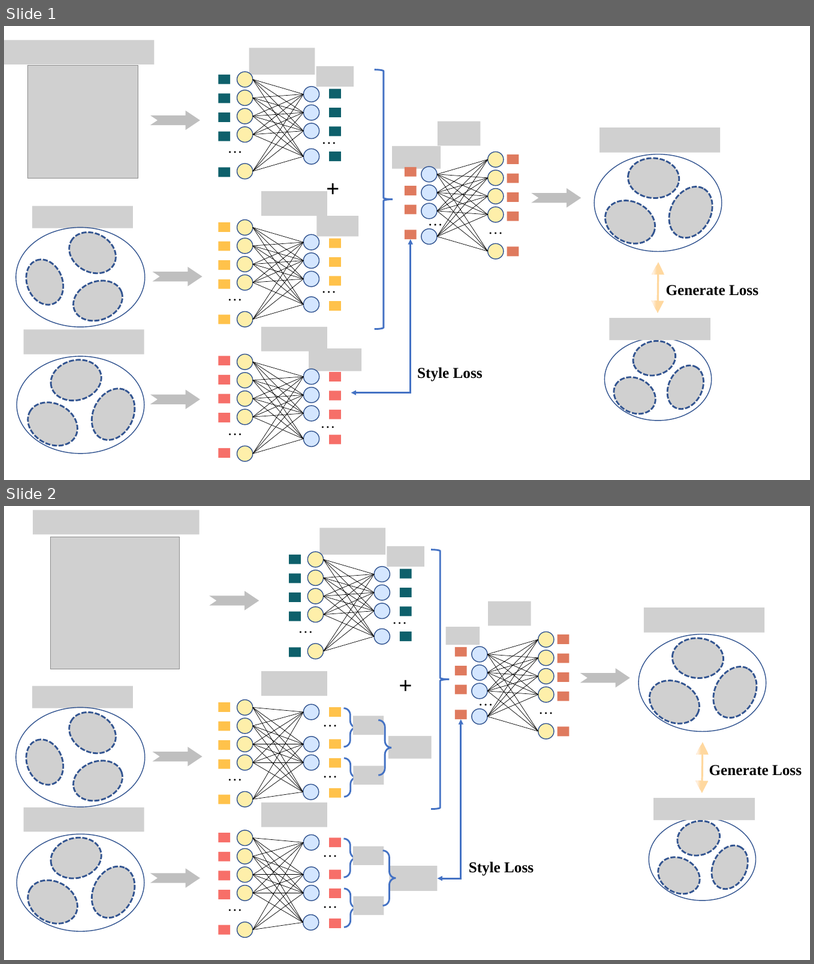
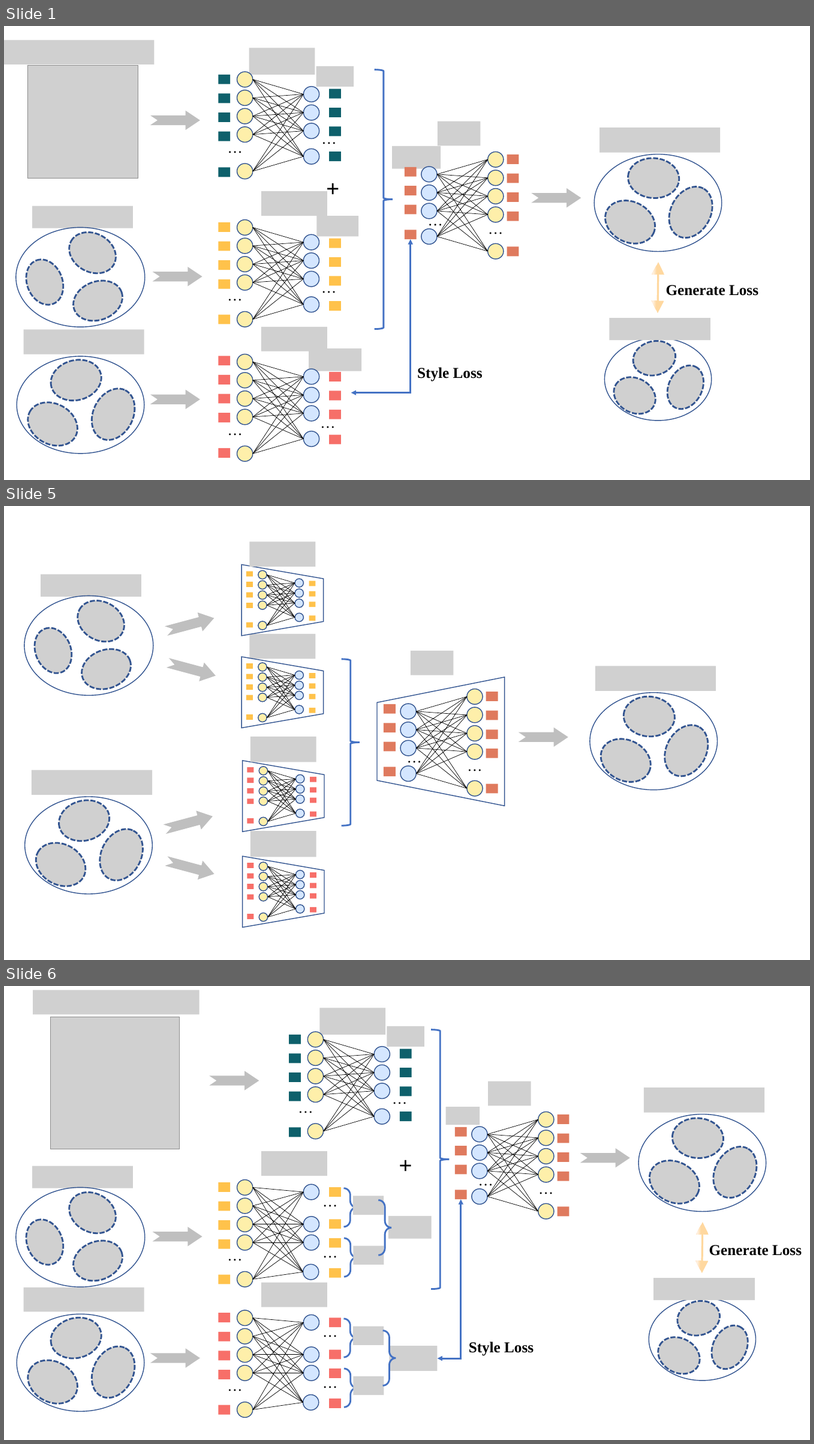
Before and after one commit to tongtongtot/scperb-tutorial, a slide deck: paper/graph/Fig1/Fig1.pptx. Shown one above the other, each under a label of ours: slides 1 and 2 before the commit, slides 1, 5 and 6 after it; the slides between them are not shown. The pictures are 814x964 and 814x1444 pixels, drawn with LibreOffice and Linux fonts; fonts in the diff are those of the drawing; grey boxes stand for pictures. Boxes give left, top, right and bottom in pixels: in the first picture for what was removed or moved away, otherwise in the second. Text is boxed around its words. In the diff, an @@ line names an element or a change of style, - is before the commit and + after.

```diff
--- a/paper/graph/Fig1/Fig1.pptx
+++ b/paper/graph/Fig1/Fig1.pptx
@@ slide 5 added at (4, 506, 810, 960), background #FFFFFF @@
@@ group added at (242, 541, 324, 728): 40 lines, 18 rectangles, 18 ellipses, 2 pictures, 2 trapezoids @@
@@ notched right arrow added at (165, 610, 216, 640), fill #BFBFBF, outline #BFBFBF 1 pt @@
@@ group added at (24, 574, 153, 696): 4 pictures, 1 ellipse @@
@@ notched right arrow added at (167, 654, 218, 684), fill #BFBFBF, outline #BFBFBF 1 pt @@
@@ right brace added at (342, 659, 360, 825), outline #4472C4 2 pt @@
@@ picture added at (411, 651, 453, 675) @@
@@ group added at (377, 677, 505, 806): 20 lines, 9 rectangles, 9 ellipses, 2 texts, 1 trapezoid @@
+…
+…
@@ picture added at (251, 736, 317, 762) @@
@@ notched right arrow added at (520, 728, 568, 746), fill #BFBFBF, outline #BFBFBF 1 pt @@
@@ group added at (590, 666, 718, 790): 4 pictures, 1 ellipse @@
@@ group added at (243, 760, 324, 832): 20 lines, 9 rectangles, 9 ellipses, 1 trapezoid @@
@@ notched right arrow added at (164, 807, 215, 837), fill #BFBFBF, outline #BFBFBF 1 pt @@
@@ group added at (24, 770, 152, 895): 4 pictures, 1 ellipse @@
@@ picture added at (251, 831, 317, 857) @@
@@ notched right arrow added at (165, 853, 216, 883), fill #BFBFBF, outline #BFBFBF 1 pt @@
@@ group added at (243, 856, 324, 927): 20 lines, 9 rectangles, 9 ellipses, 1 trapezoid @@
@@ what was slide 2 is now slide 6 @@
```
Also in this commit, not shown: 3 other slides added, 5 other files.
